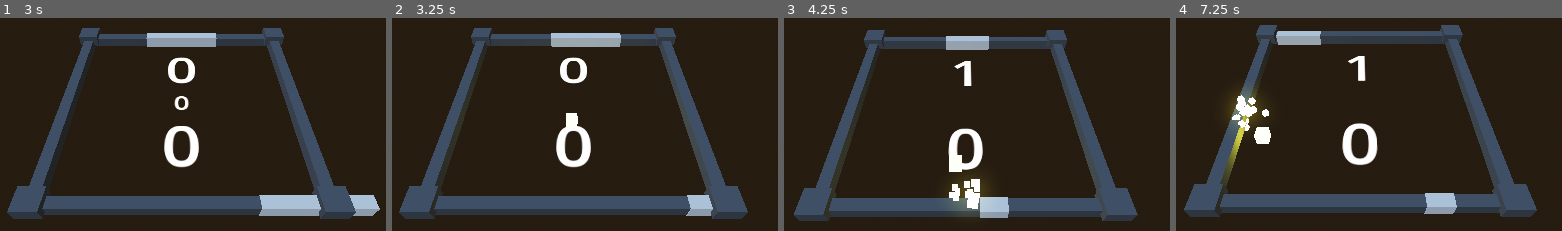
Above: before the commit, frames 1-4 (left to right).
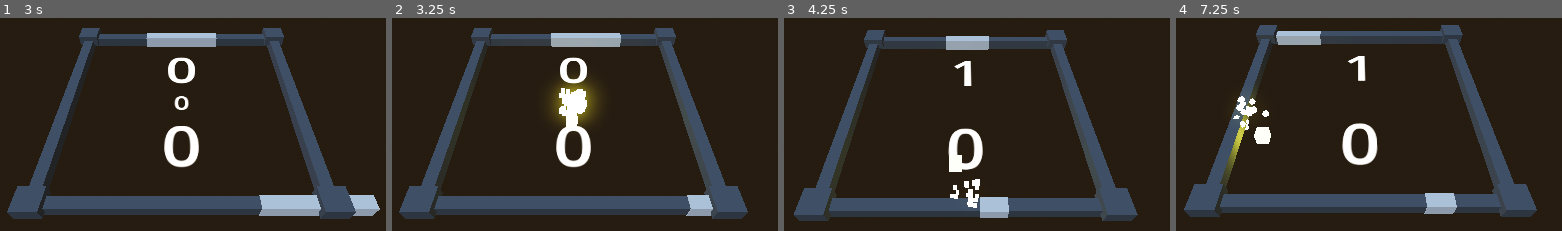
Above: after the commit, the same moments.

Repository: wangbinyq/prototypes
Game: Godot game, scene res://paddle-square/PaddleSquare.tscn
Same seed, same stepped clock (60 frames per second), same inputs: the game is played once before the commit and once after it.
Inputs:
- Up to frame 1 (3 s): tap Enter at 0.5 s; hold Right (ui_right) 0.53-1.28 s; hold Left (ui_left) 1.28-2.03 s; hold Right (ui_right) from 2.03 s (still down)
- Up to frame 2 (3.25 s): keep holding Right (ui_right)
- Up to frame 3 (4.25 s): release Right (ui_right) at 3.53 s; hold Left (ui_left) from 3.53 s (still down)
- Up to frame 4 (7.25 s): tap Space at 5.75 s; release Left (ui_left) at 5.78 s; hold Right (ui_right) from 5.78 s (still down)

Frame 1 is identical in both runs. In frame 2, 2.0% of the frame differs, in the area x 41-54%, y 28-51%; in frame 3, 0.5%; in frame 4, 0.4%.

Commit message:
feat(paddle-square): add start particle effect and update ball initialization
- Introduce start_particle property to ball.gd for game start visualization
- Configure new particle system in PaddleSquare.tscn with emission parameters
- Adjust ball start_new_game() method to emit start particles on game begin
- Update scene load steps and particle material configurations

Diff:
--- a/paddle-square/PaddleSquare.tscn
+++ b/paddle-square/PaddleSquare.tscn
@@ -47,6 +47,7 @@
 curve = SubResource("Curve_mgiss")
 
 [sub_resource type="ParticleProcessMaterial" id="ParticleProcessMaterial_or8g8"]
+lifetime_randomness = 0.33
 emission_shape = 3
 emission_box_extents = Vector3(1, 1, 1)
 initial_velocity_min = 2.0
@@ -64,6 +65,19 @@
 
 [sub_resource type="BoxMesh" id="BoxMesh_or8g8"]
 material = SubResource("ShaderMaterial_0diqx")
+
+[sub_resource type="ParticleProcessMaterial" id="ParticleProcessMaterial_0diqx"]
+lifetime_randomness = 0.5
+emission_shape = 1
+emission_sphere_radius = 1.0
+spread = 180.0
+initial_velocity_min = 2.0
+initial_velocity_max = 4.0
+gravity = Vector3(0, 0, 0)
+scale_min = 0.5
+scale_max = 0.5
+scale_curve = SubResource("CurveTexture_0diqx")
+color_ramp = SubResource("GradientTexture1D_0diqx")
 
 [node name="PaddleSquare" type="Node3D" node_paths=PackedStringArray("ball", "top_paddle", "bottom_paddle", "countdown_text", "lively_camera")]
 script = ExtResource("1_vsrrr")
@@ -132,10 +146,11 @@
 max_extents = 1.0
 score_text = NodePath("../BottomScore")
 
-[node name="Ball" type="MeshInstance3D" parent="." node_paths=PackedStringArray("bounce_particle")]
+[node name="Ball" type="MeshInstance3D" parent="." node_paths=PackedStringArray("bounce_particle", "start_particle")]
 mesh = SubResource("BoxMesh_j8bx3")
 script = ExtResource("3_vsrrr")
 bounce_particle = NodePath("../Bounce Particle")
+start_particle = NodePath("../Start Particle")
 
 [node name="OmniLight3D" type="OmniLight3D" parent="Ball"]
 light_color = Color(1, 1, 0, 1)
@@ -165,7 +180,16 @@
 
 [node name="Bounce Particle" type="GPUParticles3D" parent="."]
 emitting = false
+lifetime = 0.75
 one_shot = true
 explosiveness = 1.0
 process_material = SubResource("ParticleProcessMaterial_or8g8")
 draw_pass_1 = SubResource("BoxMesh_or8g8")
+
+[node name="Start Particle" type="GPUParticles3D" parent="."]
+emitting = false
+amount = 100
+one_shot = true
+explosiveness = 1.0
+process_material = SubResource("ParticleProcessMaterial_0diqx")
+draw_pass_1 = SubResource("BoxMesh_or8g8")
--- a/paddle-square/ball.gd
+++ b/paddle-square/ball.gd
@@ -8,48 +8,52 @@
 @export_range(0, 100) var extents := 0.5
 @export var bounce_particle: GPUParticles3D
 @export var bounce_particle_emission := 20
+@export var start_particle: GPUParticles3D
+@export var start_particle_emission := 100
 
 var pos: Vector2
 var velocity: Vector2
 
 func _ready() -> void:
-    hide()
+	hide()
 
 func update_visualization():
-    position = Vector3(pos.x, 0, -pos.y)
+	position = Vector3(pos.x, 0, -pos.y)
 
 func move(delta: float):
-    pos += velocity * delta
+	pos += velocity * delta
 
 func bounce_x(boundary: float):
-    var duration = (pos.x - boundary) / (velocity.x)
-    pos.x = 2 * boundary - pos.x
-    velocity.x = - velocity.x
-    emit_bounce_particle(boundary, pos.y - velocity.y * duration, 90 if boundary < 0 else 270)
+	var duration = (pos.x - boundary) / (velocity.x)
+	pos.x = 2 * boundary - pos.x
+	velocity.x = - velocity.x
+	emit_bounce_particle(boundary, pos.y - velocity.y * duration, 90 if boundary < 0 else 270)
 
 func bounce_y(boundary: float):
-    var duration = (pos.y - boundary) / (velocity.y)
-    pos.y = 2 * boundary - pos.y
-    velocity.y = - velocity.y
-    emit_bounce_particle(pos.x - velocity.x * duration, boundary, 0 if boundary < 0 else 180)
+	var duration = (pos.y - boundary) / (velocity.y)
+	pos.y = 2 * boundary - pos.y
+	velocity.y = - velocity.y
+	emit_bounce_particle(pos.x - velocity.x * duration, boundary, 0 if boundary < 0 else 180)
 
 func start_new_game():
-    pos = Vector2(0, 0)
-    update_visualization()
-    velocity.x = randf_range(-max_start_x_speed, max_start_x_speed)
-    velocity.y = - constant_y_speed
-    show()
+	pos = Vector2(0, 0)
+	update_visualization()
+	velocity.x = randf_range(-max_start_x_speed, max_start_x_speed)
+	velocity.y = - constant_y_speed
+	show()
+	start_particle.amount = start_particle_emission
+	start_particle.restart()
 
 func end_game():
-    pos.x = 0
-    hide()
+	pos.x = 0
+	hide()
 
 func set_x_position_and_speed(start: float, speed_factor: float, delta: float):
-    velocity.x = speed_factor * max_x_speed
-    pos.x = start + velocity.x * delta
+	velocity.x = speed_factor * max_x_speed
+	pos.x = start + velocity.x * delta
 
 func emit_bounce_particle(x: float, y: float, r: float):
-    bounce_particle.position = Vector3(x, 0, -y)
-    bounce_particle.rotation = Vector3(0, 0, r)
-    bounce_particle.amount = bounce_particle_emission
-    bounce_particle.restart()
+	bounce_particle.position = Vector3(x, 0, -y)
+	bounce_particle.rotation = Vector3(0, 0, r)
+	bounce_particle.amount = bounce_particle_emission
+	bounce_particle.restart()
--- a/paddle-square/bounce-particles.tres
+++ b/paddle-square/bounce-particles.tres
@@ -41,7 +41,6 @@
 
 }
 "
-graph_offset = Vector2(-396.71, -20.9054)
 flags/unshaded = true
 nodes/vertex/0/position = Vector2(300, 140)
 nodes/fragment/0/position = Vector2(180, 20)
Not shown: 1 places in paddle-square/PaddleSquare.tscn that only renumber resources
